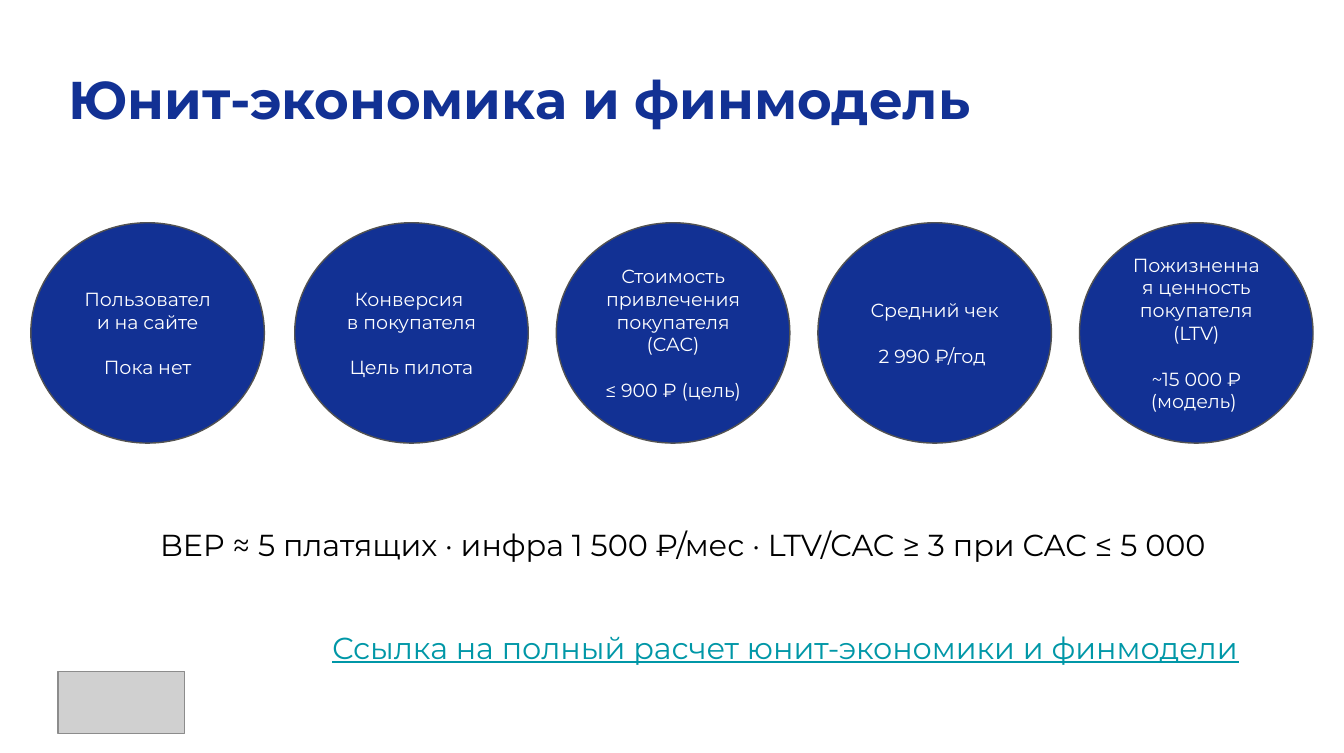
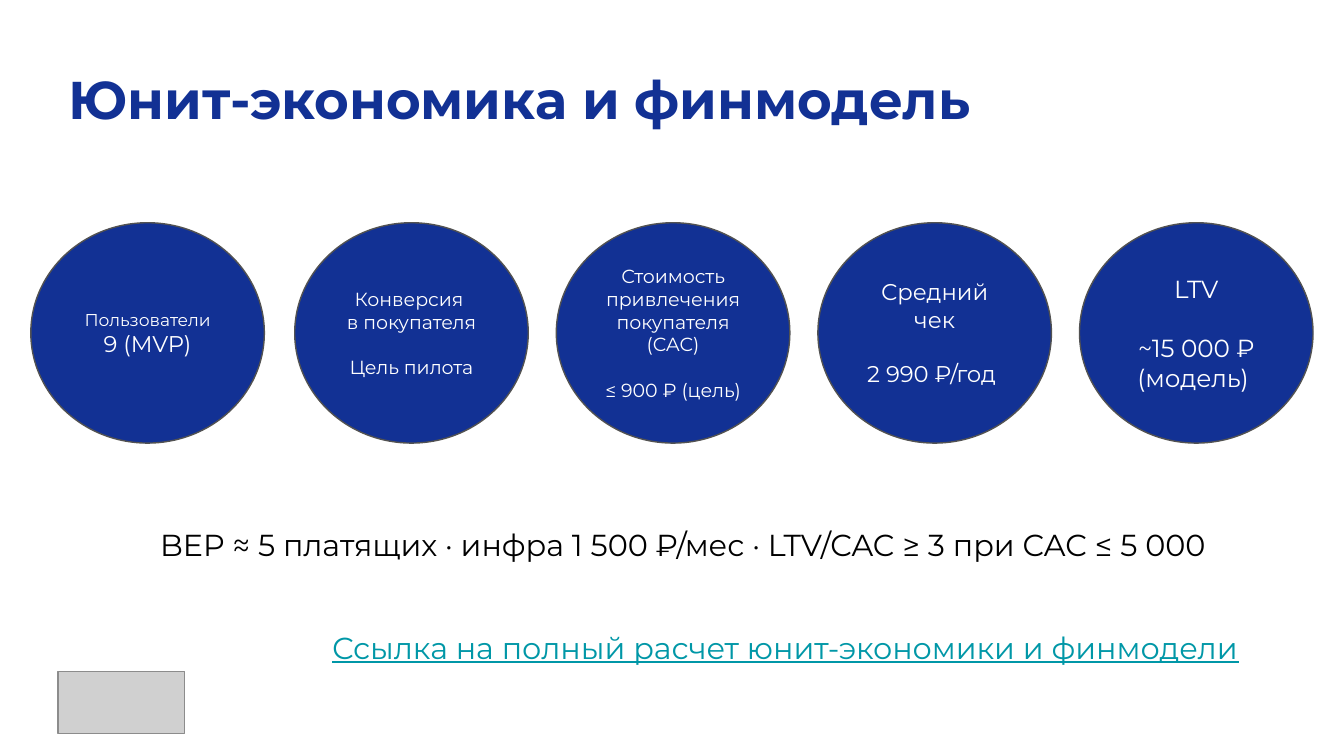
Before and after one commit to funcid/mipt-masters-coursework, a slide deck: slide 14 of 3 semester/FuncFund_ВКРС/I — НИР 3/01 — Финал/FuncFund_питч-дек_НИР 3_финал.pptx (slide 13 before the commit). Drawn at 1344x753 pixels with LibreOffice and Linux fonts; fonts in the diff are those of the drawing; grey boxes stand for pictures. Boxes give left, top, right and bottom in pixels: in the first picture for what was removed or moved away, otherwise in the second. Text is boxed around its words. In the diff, an @@ line names an element or a change of style, - is before the commit and + after.

```diff
--- a/3 semester/FuncFund_ВКРС/I — НИР 3/01 — Финал/FuncFund_питч-дек_НИР 3_финал.pptx
+++ b/3 semester/FuncFund_ВКРС/I — НИР 3/01 — Финал/FuncFund_питч-дек_НИР 3_финал.pptx
@@ ellipse "Средний чек" at [818, 223, 1052, 443]: size 10 to 12 pt @@
@@ text in ellipse at [1174, 280, 1218, 298]: text changed; size 10 to 13 pt @@
-Пожизненная ценность покупателя (LTV)
+LTV
@@ text in ellipse at [85, 314, 211, 357]: text changed; size 10 to 9 pt @@
-Пользователи на сайте
-Пока нет
+Пользователи
+9 (MVP)
@@ text in ellipse at [1137, 339, 1249, 392]: size 10 to 13 pt in "~15 000 ₽ (модель)" @@
```
Also in this commit, not shown: 4 other slides changed, 1 slide added, 8 other files.
